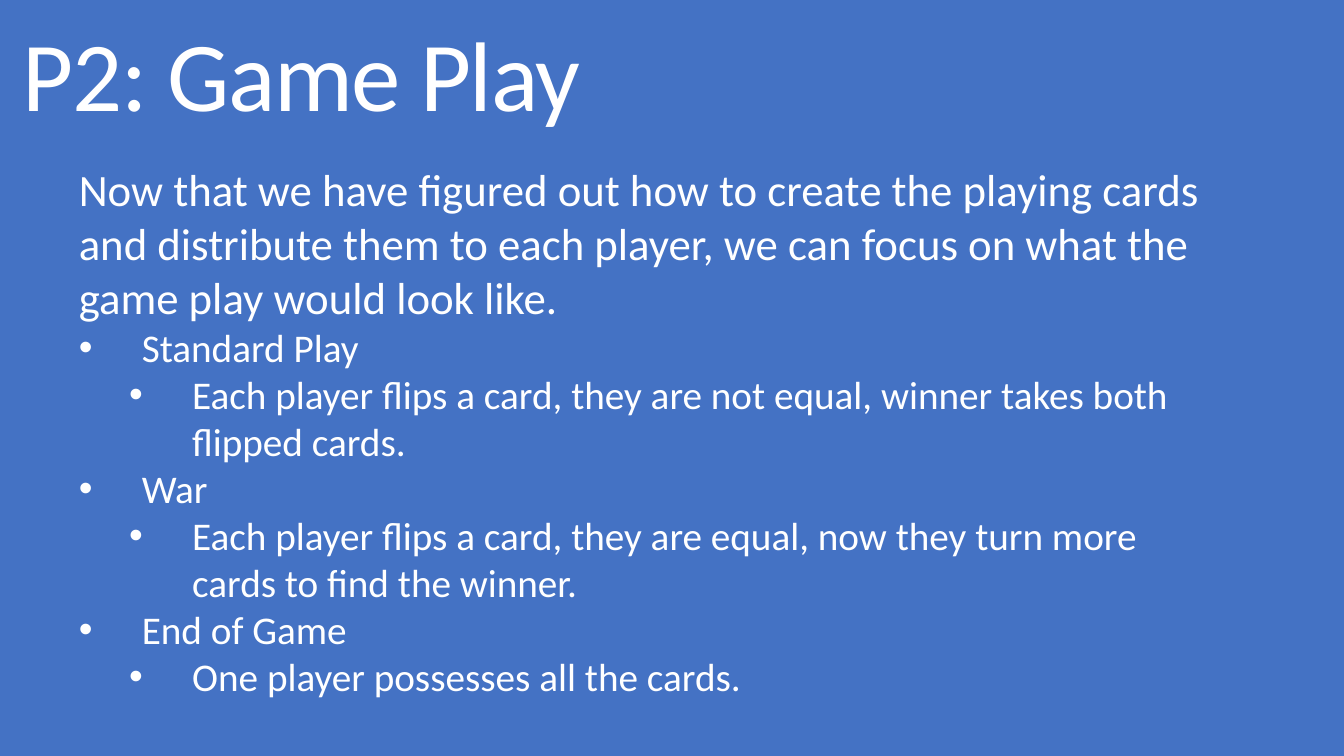
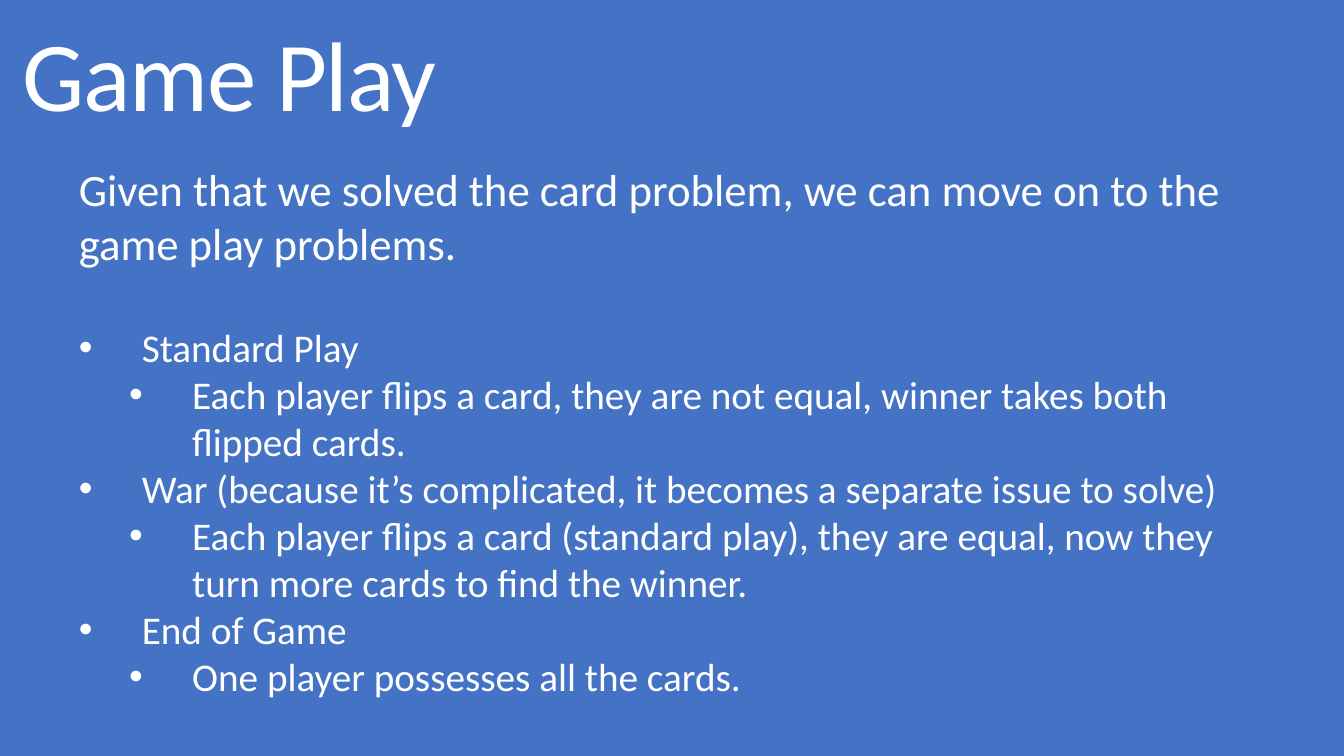
Before and after one commit to grecoe/teals, a slide deck: slide 7 of 5_presentations/DivideAndConquer.pptx. Drawn at 1344x756 pixels with LibreOffice and Linux fonts; fonts in the diff are those of the drawing. Boxes give left, top, right and bottom in pixels: in the first picture for what was removed or moved away, otherwise in the second. Text is boxed around its words. In the diff, an @@ line names an element or a change of style, - is before the commit and + after.

```diff
--- a/5_presentations/DivideAndConquer.pptx
+++ b/5_presentations/DivideAndConquer.pptx
@@ title at [23, 42, 436, 127]: text changed @@
-P2: Game Play
+Game Play
@@ text at [79, 175, 1220, 268]: text changed @@
-Now that we have figured out how to create the playing cards and distribute them to each player, we can focus on what the game play would look like.
+Given that we solved the card problem, we can move on to the game play problems.
@@ text at [142, 474, 1217, 598]: text changed @@
-• War
-  • Each player flips a card, they are equal, now they turn more cards to find the winner.
+• War (because it’s complicated, it becomes a separate issue to solve)
+  • Each player flips a card (standard play), they are equal, now they turn more cards to find the winner.
```
Also in this commit, not shown: 9 other slides changed, 1 slide added, 1 slide removed, 1 other file.
